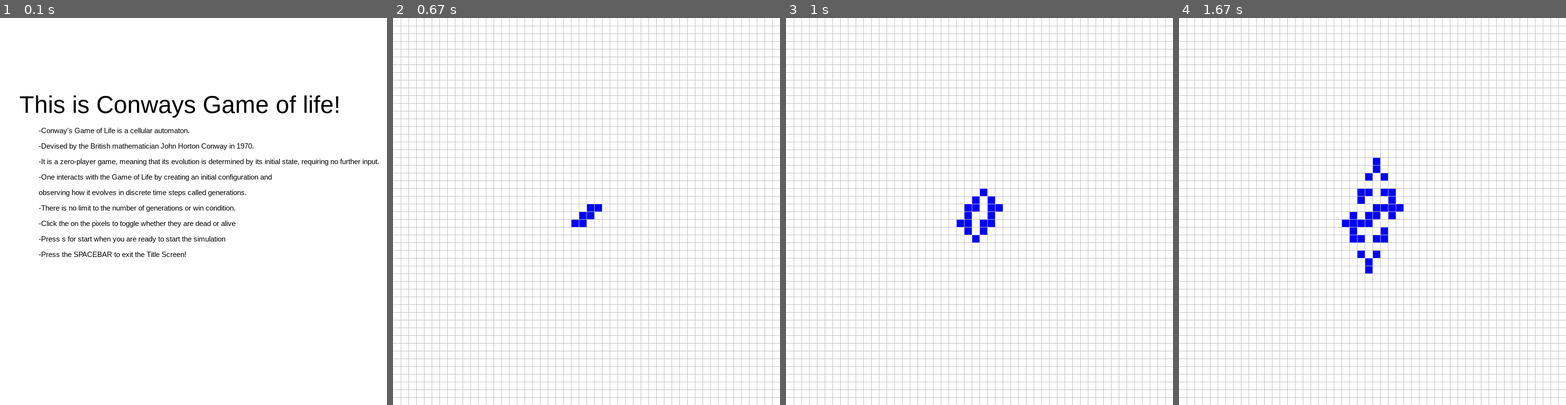
Above: before the commit, frames 1-4 (left to right).
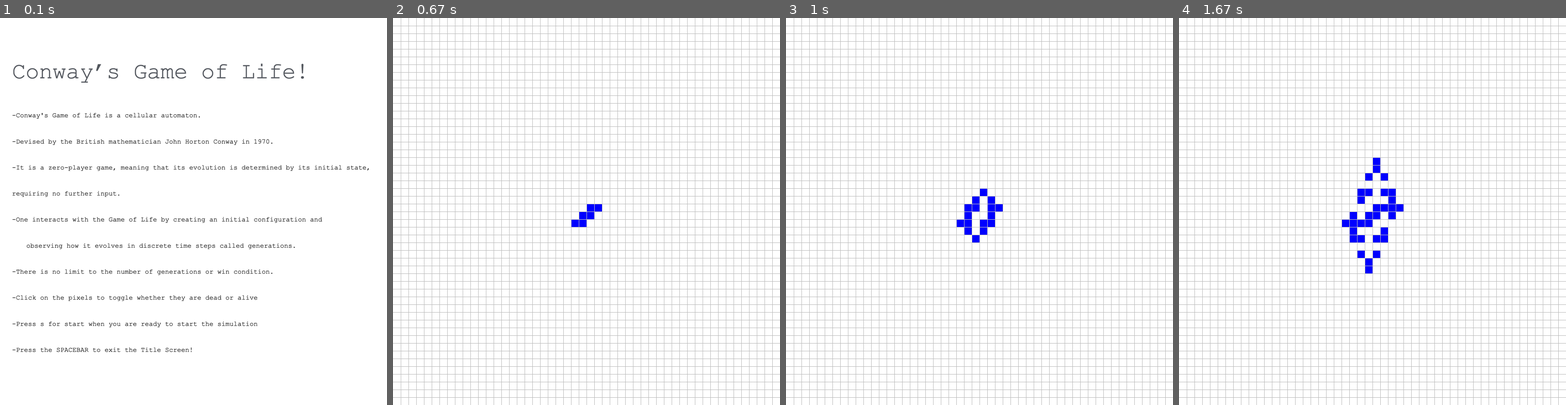
Above: after the commit, the same moments.

Repository: MrBushido-002/Conways-game-of-life
Game: pygame game, started from main.py
Same seed, same stepped clock (60 frames per second), same inputs: the game is played once before the commit and once after it.
Inputs:
- Up to frame 1 (0.1 s): no input
- Up to frame 2 (0.67 s): tap Space at 0.33 s
- Up to frame 3 (1 s): tap S at 0.67 s
- Up to frame 4 (1.67 s): no input

The runs differ from the first frame. In frame 1, 7.2% of the frame differs, in the area x 3-98%, y 11-87%; in frame 2, nothing differs; in frame 3, nothing differs; in frame 4, nothing differs.

Commit message:
Changed title screen display method

Diff:
--- a/main.py
+++ b/main.py
@@ -1,9 +1,7 @@
-# Example file showing a circle moving on screen
 import pygame
 from pixels import Pixel
 from pixels import*
 
-# pygame setup
 pygame.init()
 pygame.display.set_caption("Conway's Game of Life")
 screen_size = 800
@@ -14,7 +12,6 @@
 
 #draw grid
 def draw_grid(tile_size):
-    #screen.fill(pygame.Color(105,105,145))
 
     for x in range(tile_size, screen_size, tile_size):
         pygame.draw.line(screen, "GREY", (x, 0), (x,screen_size))
@@ -22,16 +19,7 @@
     for y in range(tile_size, screen_size, tile_size):
         pygame.draw.line(screen, "GREY", (0, y), (screen_size, y))
 
-title_font = pygame.font.SysFont("Arial", 50)
-regular_font = pygame.font.SysFont("Arial", 15)
-
-
-def draw_text(text, font, x, y, text_col = "BLACK"):
-    img = font.render(text, True, text_col)
-    screen.blit(img, (x,y))
-
-#create one pixel
-#test_pixel = Pixel(784,784)
+title_screen = pygame.image.load("title_screen.png")
 
 #create array of pixels
 pix_array = create_pixel_array()
@@ -45,25 +33,11 @@
 pix_array[26][24].alive = True
 pix_array[26][23].alive = True
 
-line_1 = "-Conway's Game of Life is a cellular automaton."
-line_2 = "-Devised by the British mathematician John Horton Conway in 1970."
-line_3 = "-It is a zero-player game, meaning that its evolution is determined by its initial state, requiring no further input."
-line_4 = "-One interacts with the Game of Life by creating an initial configuration and"
-line_5 = "observing how it evolves in discrete time steps called generations."
-line_6 = "-There is no limit to the number of generations or win condition."
-line_7 = "-Click the on the pixels to toggle whether they are dead or alive"
-line_8 = "-Press s for start when you are ready to start the simulation"
-line_9 = "-Press the SPACEBAR to exit the Title Screen!"
-
-
-
 start_screen = True
 
 game_start = False
 
 while running:
-    # poll for events
-    # pygame.QUIT event means the user clicked X to close your window
     for event in pygame.event.get():
         if event.type == pygame.QUIT:
             running = False
@@ -83,17 +57,7 @@
 
     if game_start == False and start_screen == True:
         screen.fill("WHITE")
-        draw_text("This is Conways Game of life!", title_font, 40, 150)
-        draw_text(line_1, regular_font, 80, 112*2)
-        draw_text(line_2, regular_font, 80, 128*2)
-        draw_text(line_3, regular_font, 80, 144*2)
-        draw_text(line_4, regular_font, 80, 160*2)
-        draw_text(line_5, regular_font, 80, 176*2)
-        draw_text(line_6, regular_font, 80, 192*2)
-        draw_text(line_7, regular_font, 80, 208*2)
-        draw_text(line_8, regular_font, 80, 224*2)
-        draw_text(line_9, regular_font, 80, 240*2)
-
+        screen.blit(title_screen, (0, 60))
 
     if start_screen == False:
         screen.fill("BLACK")
@@ -113,12 +77,8 @@
             for pix in arr:
                 pix.rules()
 
-    # flip() the display to put your work on screen
     pygame.display.flip()
 
-    # limits FPS to 60
-    # dt is delta time in seconds since last frame, used for framerate-
-    # independent physics.
     dt = clock.tick(15) / 1000
 
 pygame.quit()
Binary file added: title_screen.png
Not shown, added: .DS_Store
